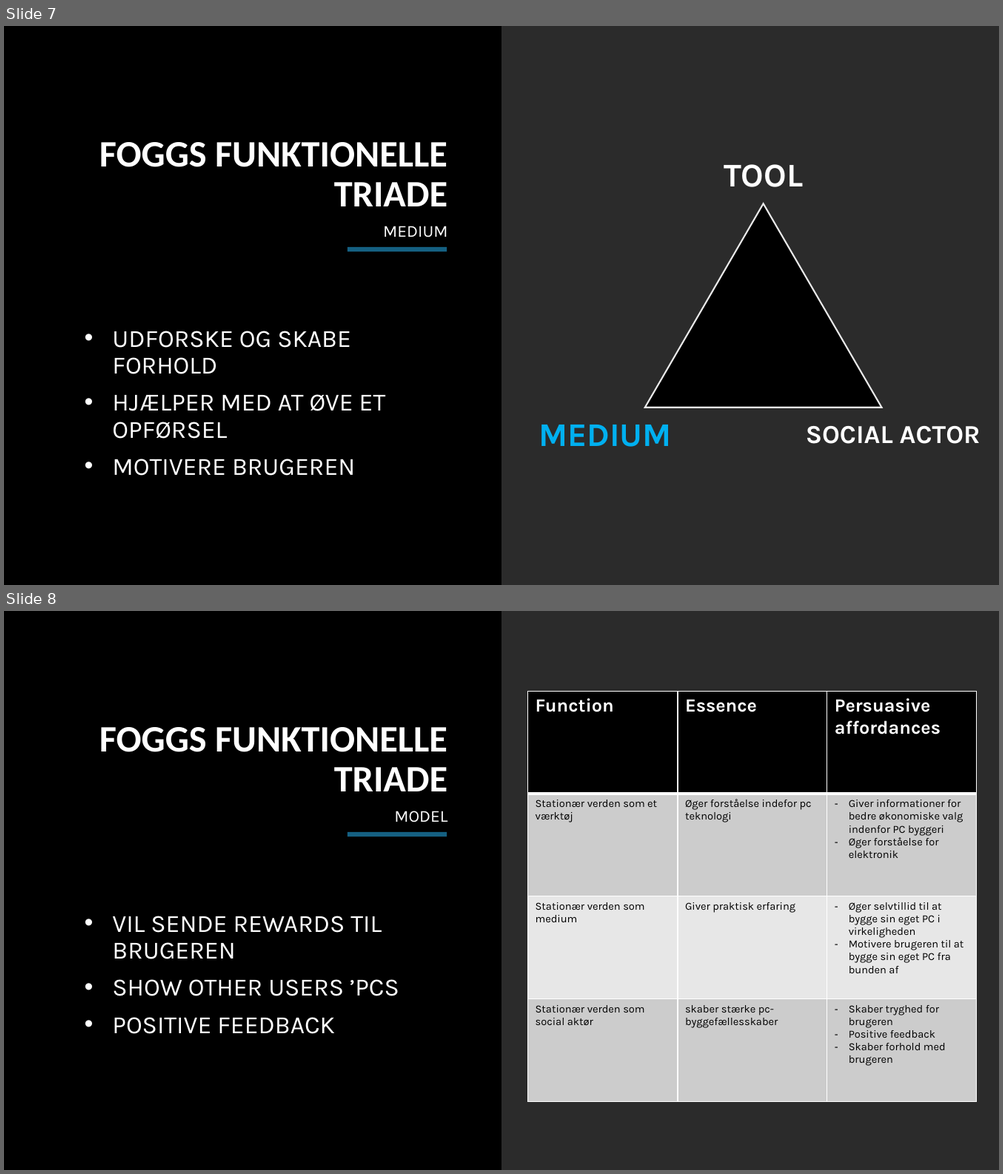
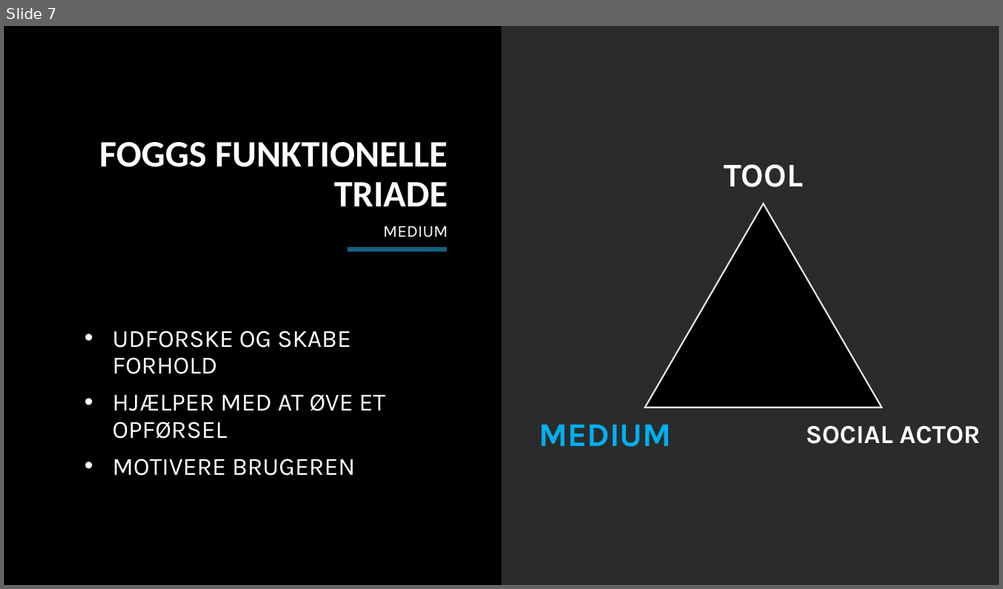
Before and after one commit to GreyZar37/SDU, a slide deck: SDU/Lærings teknologi/4. Adfærdsdesign/Alfærdsdesign Powerpoint.pptx. Shown one above the other, each under a label of ours: slides 7 and 8 before the commit, slide 7 after it. The pictures are 1003x1174 and 1003x589 pixels, drawn with LibreOffice and Linux fonts; fonts in the diff are those of the drawing; background and template pictures are left out; a plain dark background stands for a picture behind light text. Boxes give left, top, right and bottom in pixels: in the first picture for what was removed or moved away, otherwise in the second. Text is boxed around its words. In the diff, an @@ line names an element or a change of style, - is before the commit and + after.

```diff
--- a/SDU/Lærings teknologi/4. Adfærdsdesign/Alfærdsdesign Powerpoint.pptx
+++ b/SDU/Lærings teknologi/4. Adfærdsdesign/Alfærdsdesign Powerpoint.pptx
@@ slide 8 removed at [4,611,999,1170], background picture (left out) @@
@@ rectangle removed at [4,611,502,1170] @@
@@ table removed at [528,692,976,1102], 4 rows, 3 columns @@
-Function | Essence | Persuasive affordances
-Stationær verden som et værktøj | Øger forståelse indefor pc teknologi | Giver informationer for bedre økonomiske valg indenfor PC byggeri / Øger forståelse for elektronik
-Stationær verden som medium | Giver praktisk erfaring | Øger selvtillid til at bygge sin eget PC i virkeligheden / Motivere brugeren til at bygge sin eget PC fra bunden af
-Stationær verden som social aktør | skaber stærke pc-byggefællesskaber | Skaber tryghed for brugeren / Positive feedback / Skaber forhold med brugeren
@@ text removed at [99,727,447,792] @@
-FOGGS FUNKTIONELLE TRIADE
@@ rectangle removed at [347,832,447,837] @@
@@ title removed at [394,811,447,823] @@
-MODEL
@@ subtitle removed at [112,916,399,1034] @@
-• VIL SENDE REWARDS TIL BRUGEREN
-• SHOW OTHER USERS ’PCS
-• POSITIVE FEEDBACK
```
Also in this commit, not shown: 1 slide added, 2 other slides removed, 4 other files.
